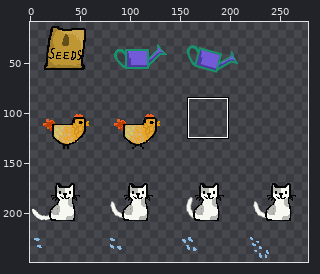
Two versions of one sprite sheet, Assets/Sprites/spritesheet_randomstuff.png. The first picture is a wide view before the edit; the outline marks the close-up.
Close-up. Old version:
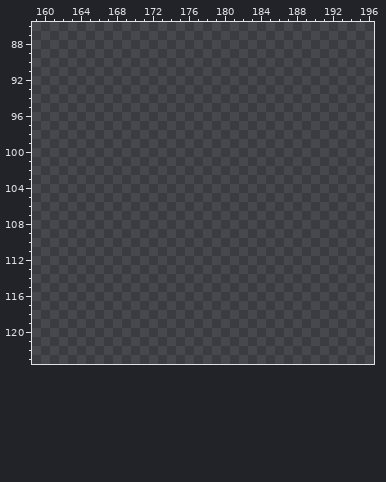
The file is 300x300 pixels. Pixels under 10% opacity are left out. Colours within 5 levels of each other are drawn and written as one. Shown: x 159..196, y 86..123. The wide view leaves out empty margins. The commit also changed other parts of the picture, which this record leaves out.
Palette (. is transparent): 
After:
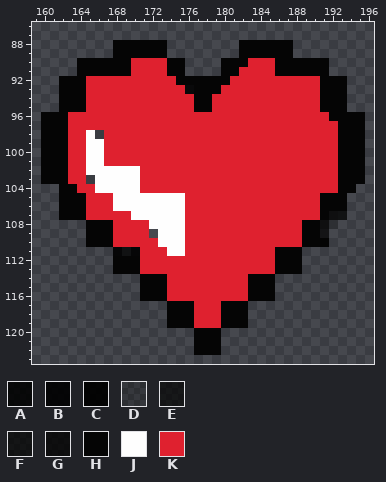
Colours new in this view: A #000000df  B #000000e8  C #000000f2  D #0505053d  E #050505b8  F #050505c4  G #050505d9  H #050505  J #fefefe  K #df212f
Difference:
y 88..89: x 168..173 ...... -> HHHHHH; x 182..187 ...... -> HHHHHH
y 90: x 164..175 ............ -> HHHHHHKKKKHH; x 180..191 ............ -> HHHKKKHHHHHH
y 91: x 164..175 ............ -> HHHHHHKKKKHH; x 180..191 ............ -> HHKKKKHHHHHH
y 92: x 162..193 ................................ -> HHHKKKKKKKKKKHHHHHHKKKKKKKKKKHHH
y 93: x 162..193 ................................ -> HHHKKKKKKKKKKKAHHHKKKKKKKKKKKHHH
y 94..95: x 162..193 ................................ -> HHHKKKKKKKKKKKKHHKKKKKKKKKKKKHHH
y 96: x 160..195 .................................... -> HHHKKKKKKKKKKKKKKKKKKKKKKKKKKKKKHHHH
y 97: x 160..195 .................................... -> HHHKKKKKKKKKKKKKKKKKKKKKKKKKKKKKKHHH
y 98: x 160..165 ...... -> HHHKKJ; x 167..195 ............................. -> KKKKKKKKKKKKKKKKKKKKKKKKKKHHH
y 99..101: x 160..195 .................................... -> HHHKKJJKKKKKKKKKKKKKKKKKKKKKKKKKKHHH
y 102: x 160..195 .................................... -> HHHKKJJJJJJKKKKKKKKKKKKKKKKKKKKKKHHH
y 103: x 160..164 ..... -> HHHKK; x 166..195 .............................. -> JJJJJKKKKKKKKKKKKKKKKKKKKKKHHH
y 104: x 162..194 ................................. -> HHKKJJJJJKKKKKKKKKKKKKKKKKKKKKKHH
y 105..106: x 162..193 ................................ -> HHHKKKJJJJJJJJKKKKKKKKKKKKKKKHHH
y 107: x 162..193 ................................ -> HHHKKKKKJJJJJJKKKKKKKKKKKKKKKHGF
y 108: x 165..192 ............................ -> HHHKKKKJJJJKKKKKKKKKKKKKHHGD
y 109: x 165..171 ....... -> HHHKKKK; x 173..191 ................... -> JJJKKKKKKKKKKKKKHHE
y 110: x 165..191 ........................... -> HHHKKKKKJJJKKKKKKKKKKKKKHHC
y 111: x 168..188 ..................... -> BFBKKKJJKKKKKKKKKKHHH
y 112..113: x 168..188 ..................... -> HHHKKKKKKKKKKKKKKKHHH
y 114..116: x 171..185 ............... -> HHHKKKKKKKKKHHH
y 117..119: x 174..182 ......... -> HHHKKKHHH
y 120..122: x 177..179 ... -> HHH
Where, in picture pixels (left, top, right, bottom), the same in both close-ups:
added: (41, 40, 365, 355)
